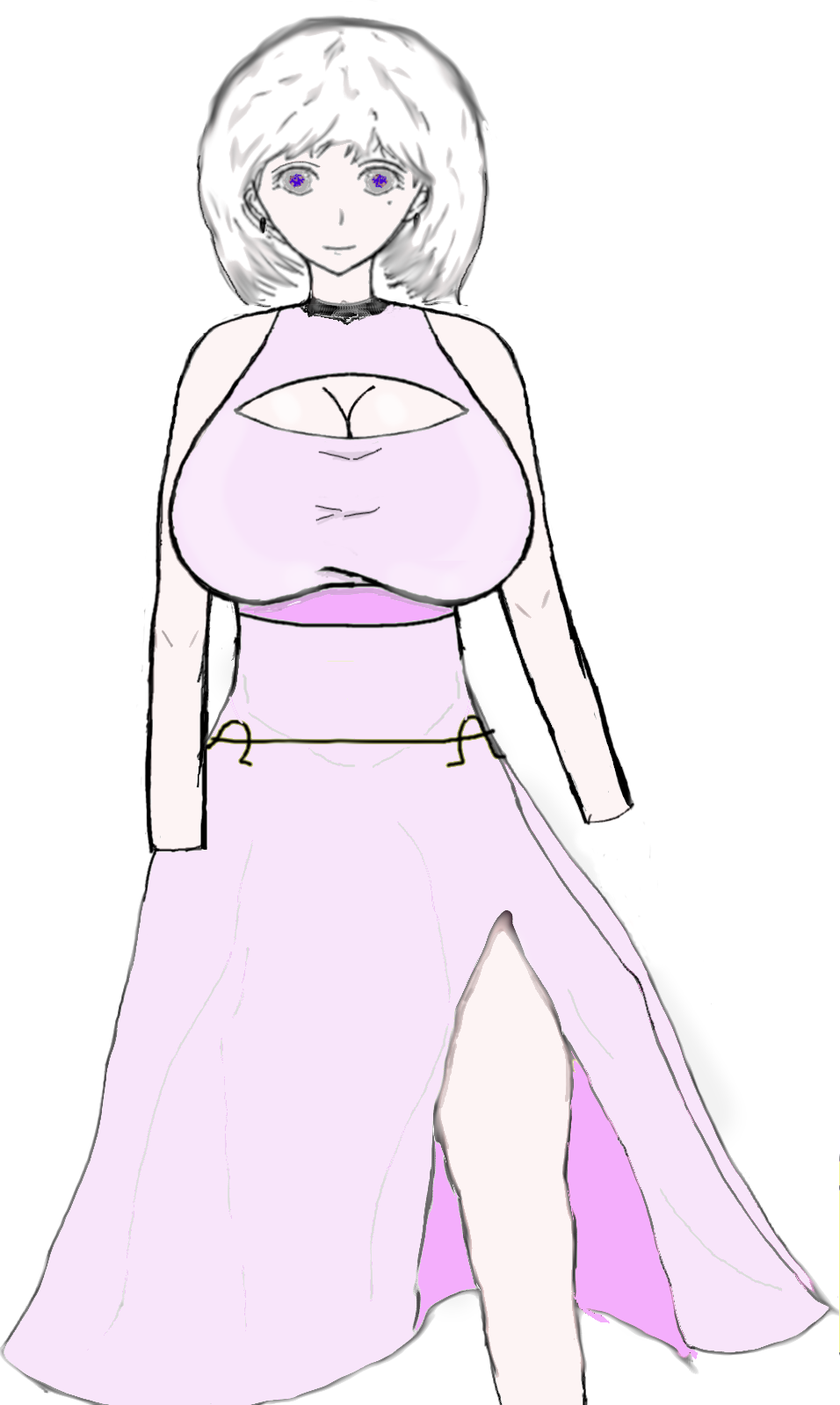
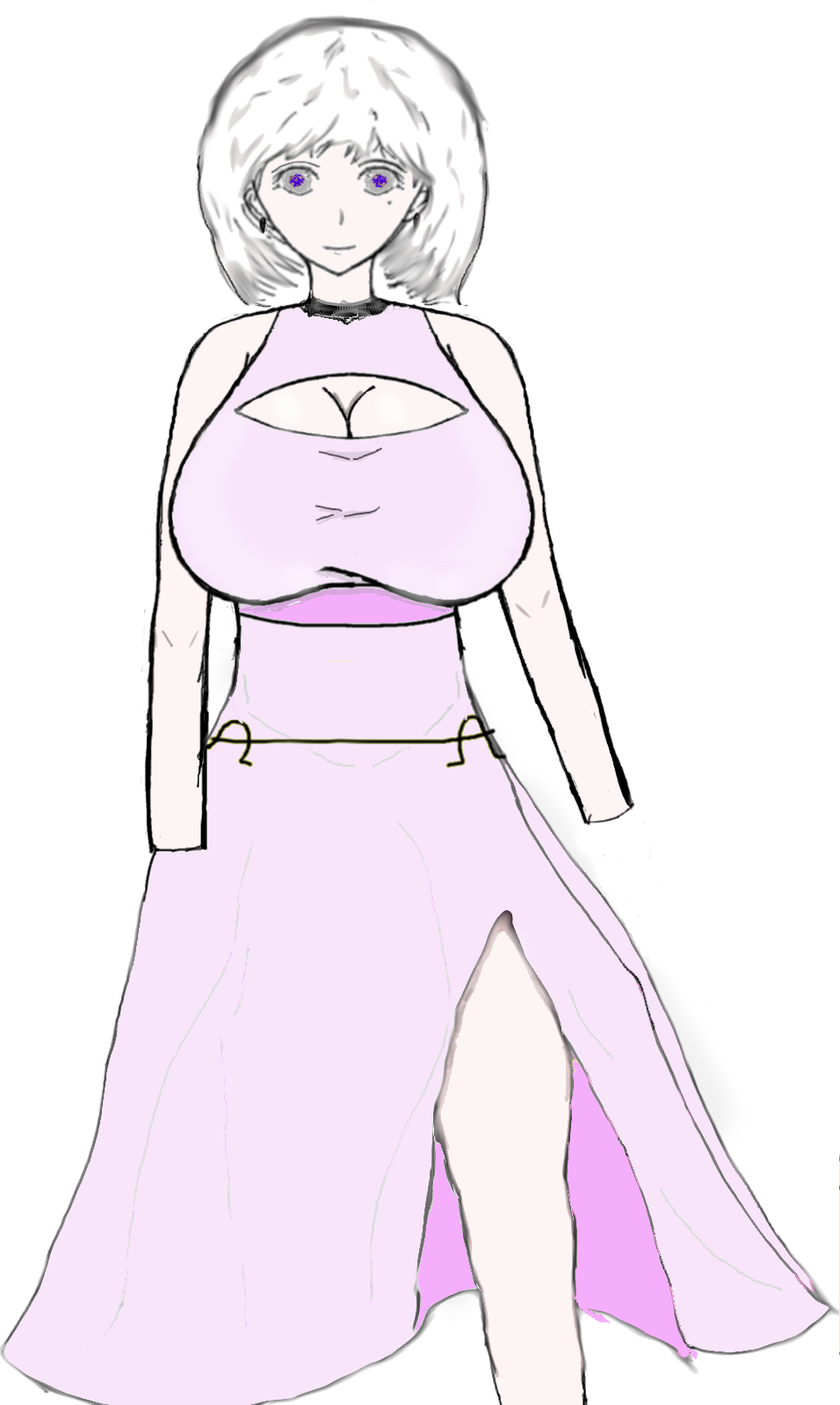
Before/after of a 840px x 1405px layered artwork. What changed in the layer stack:
painted on "Background" over [left=235, top=342, right=470, bottom=418]
